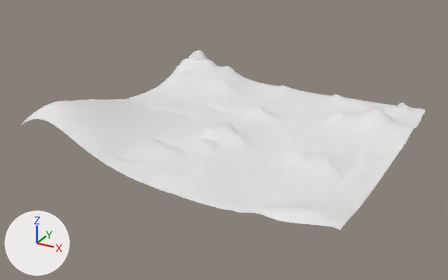
What one commit did to the OBJ model TOOLS/lbr_sim/models/mars_surface_2/resources/mars_surface_2.obj.
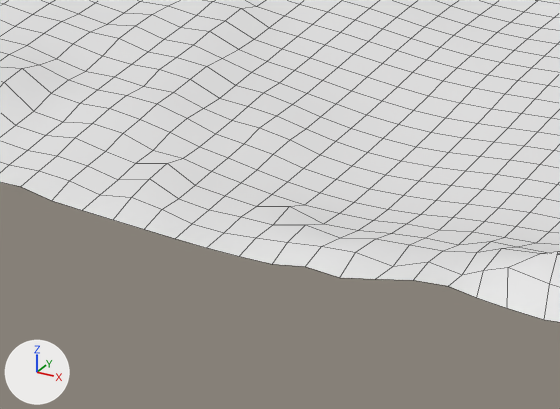
Old and new are each drawn whole from a 50 mm lens placed at (17.7, -35.6, 17.1), pointed at (-1.4, -0.7, -0.4) and again close up on the part from 38% to 63% of the width and 56% to 85% of the height. Lighting does not change. The marker at lower left points along +X, +Y and +Z. The first two pictures are the older version. The close-ups show mesh edges as thin lines. Materials are left out; every surface is plain grey. Where no turn or scale is listed for an object, it has been applied to the vertices.
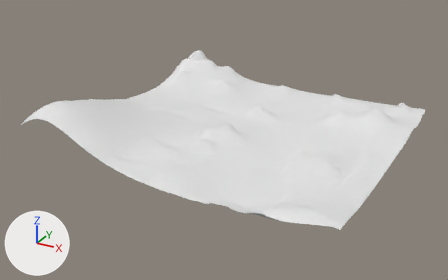
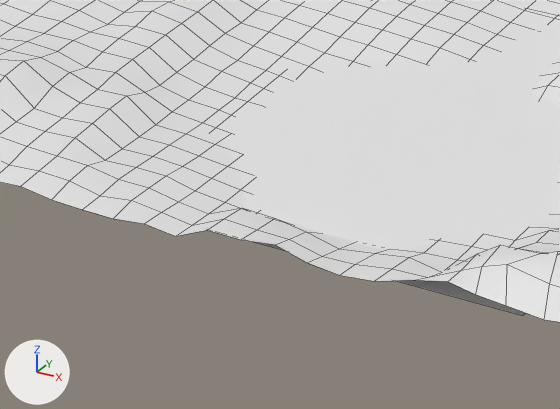
What differs and where, as boxes (x1, y1, x2, y2) in the close-ups (560 x 409 px; the box of a moved part takes in the faces that stretch with it):
```json
{"part": 1, "of": "me_plane", "change": "moved or reshaped", "before": [0, 0, 560, 286], "after": [0, 0, 560, 315]}
```

Edits to the scene script, one JSON object a line:
```json
{"block": "me_plane", "where": "# used by ob_plane; location = (0.0, 0.0, 0.0)"}
{"op": "remove", "block": "me_plane", "code": "me_plane.from_pydata(...)  # 2704 vertices, 2601 faces; spans x -12.0..10.2, y -9.9..10.8, z -0.1..2.9"}
{"op": "add", "block": "me_plane", "code": "me_plane.from_pydata(...)  # 2708 vertices, 2602 faces; spans x -12.0..10.2, y -9.9..10.8, z -0.2..2.9"}
{"block": "me_plane", "change": "me_plane part 1"}
{"block": "me_plane", "change": "89 vertices in x 0.4..6.1, y -9.5..-1.2, z 0.0..0.6 move by (0.0, 0.0, -0.2)"}
{"block": "me_plane", "change": "68 vertices in x 0.4..6.1, y -9.6..-0.4, z -0.1..0.4 move by (0.0, 0.0, -0.1)"}
{"block": "me_plane", "change": "14 vertices in x -1.7..2.9, y -9.9..-1.6, z 0.0..0.6 move by (0.0, 0.0, 0.1)"}
{"block": "me_plane", "change": "6 vertices in x 0.4..5.7, y -8.7..-1.6, z 0.1..0.4 move by (0.0, 0.0, -0.3)"}
{"block": "me_plane", "change": "4 vertices in x -0.9..2.4, y -7.5..-2.1, z 0.0..0.4 move by (0.1, 0.0, 0.1)"}
{"block": "me_plane", "change": "3 vertices in x 2.9..3.7, y -9.9, z 0.1..0.2 move by (0.0, 0.0, 0.2)"}
{"block": "me_plane", "change": "24 vertices move from x -0.8..4.1, y -9.6..-0.4, z 0.0..0.6 to x -0.8..4.1, y -9.5..-0.4, z -0.2..0.7"}
{"block": "me_plane", "change": "4 vertices are added at (1.4, -9.4, 0.0), (6.4, -9.4, 0.0), (1.4, -2.4, 0.0), (6.4, -2.4, 0.0)"}
{"block": "me_plane", "change": "1 new face joins them"}
```
